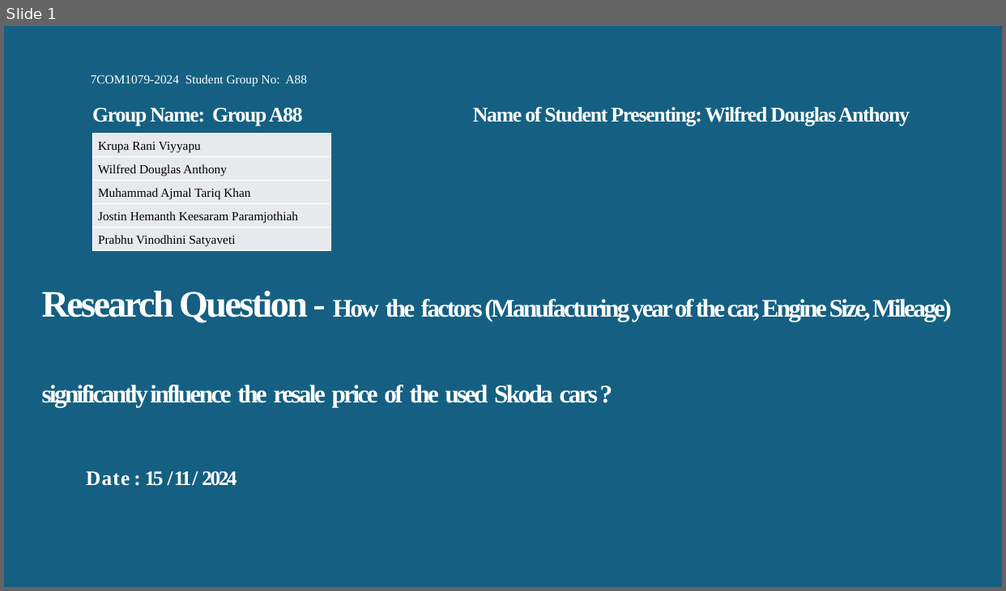
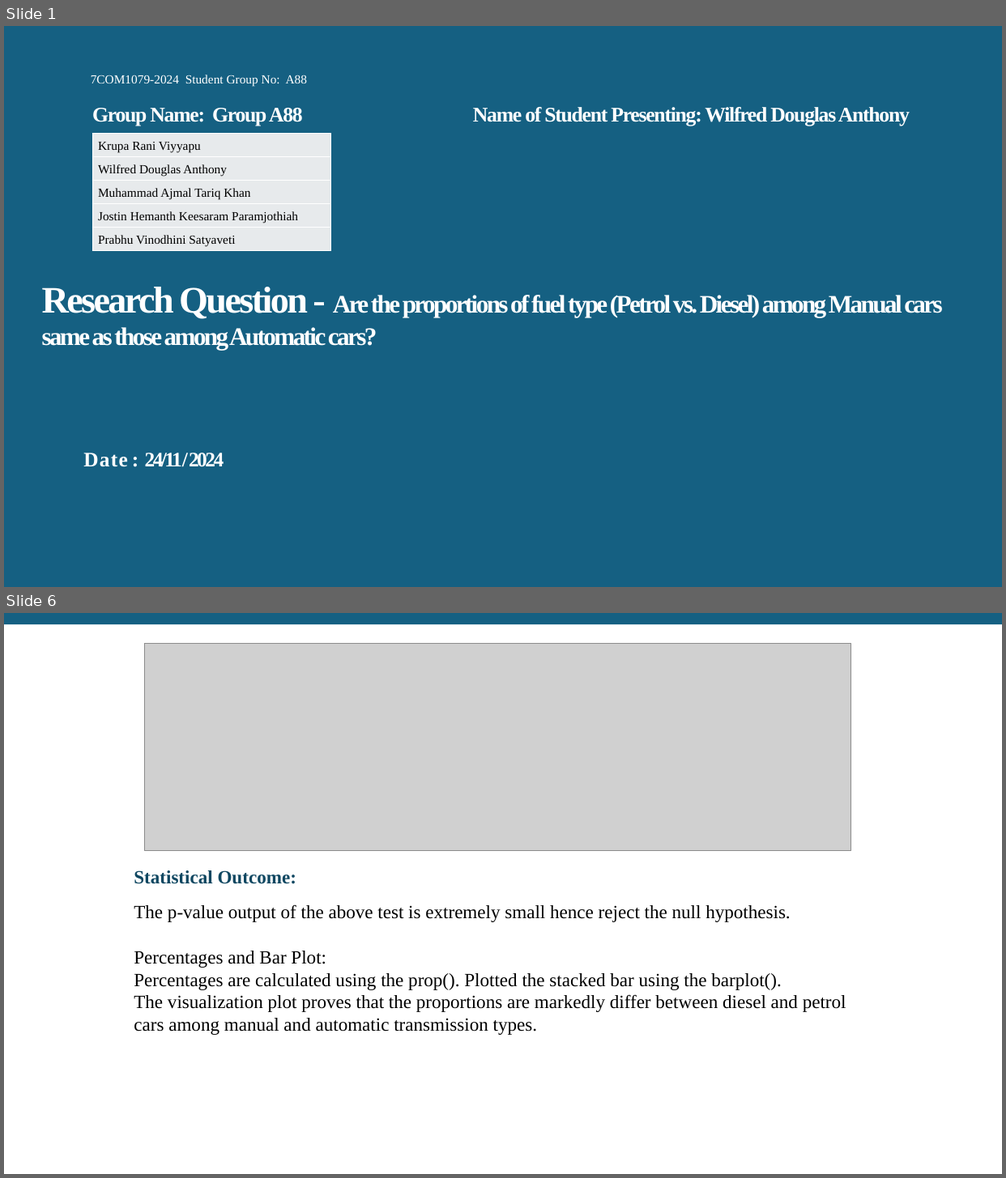
Before and after one commit to KrupaRaniHerts/Group88, a slide deck: 7COM1079-Tutorial_4.pptx. Shown one above the other, each under a label of ours: slide 1 before the commit, slides 1 and 6 after it; the slides between them are not shown. The pictures are 1006x591 and 1006x1178 pixels, drawn with LibreOffice and Linux fonts; fonts in the diff are those of the drawing; grey boxes stand for pictures; background and template pictures are left out. Boxes give left, top, right and bottom in pixels: in the first picture for what was removed or moved away, otherwise in the second. Text is boxed around its words. In the diff, an @@ line names an element or a change of style, - is before the commit and + after.

```diff
--- a/7COM1079-Tutorial_4.pptx
+++ b/7COM1079-Tutorial_4.pptx
@@ slide 6 added at (x1=4, y1=613, x2=1002, y2=1174), background #FFFFFF @@
@@ rectangle added at (x1=4, y1=613, x2=1002, y2=624), fill #156082 @@
@@ picture added at (x1=144, y1=644, x2=850, y2=850) @@
@@ text added at (x1=134, y1=871, x2=846, y2=1035), 18 pt, text #000000 @@
+Statistical Outcome:
+The p-value output of the above test is extremely small hence reject the null hypothesis.
+Percentages and Bar Plot:
+Percentages are calculated using the prop(). Plotted the stacked bar using the barplot().
+The visualization plot proves that the proportions are markedly differ between diesel and petrol cars among manual and automatic transmission types.
@@ slide 1 changed as well @@
@@ title at (x1=42, y1=287, x2=942, y2=467): text changed @@
-Research Question - How the factors (Manufacturing year of the car, Engine Size, Mileage) significantly influence the resale price of the used Skoda cars ?
-D a t e : 15 / 11 / 2024
+Research Question - Are the proportions of fuel type (Petrol vs. Diesel) among Manual cars same as those among Automatic cars?
+D a t e : 24/11/ 2024
```
Also in this commit, not shown: 2 other slides changed, 2 other slides added, 4 slides removed.
